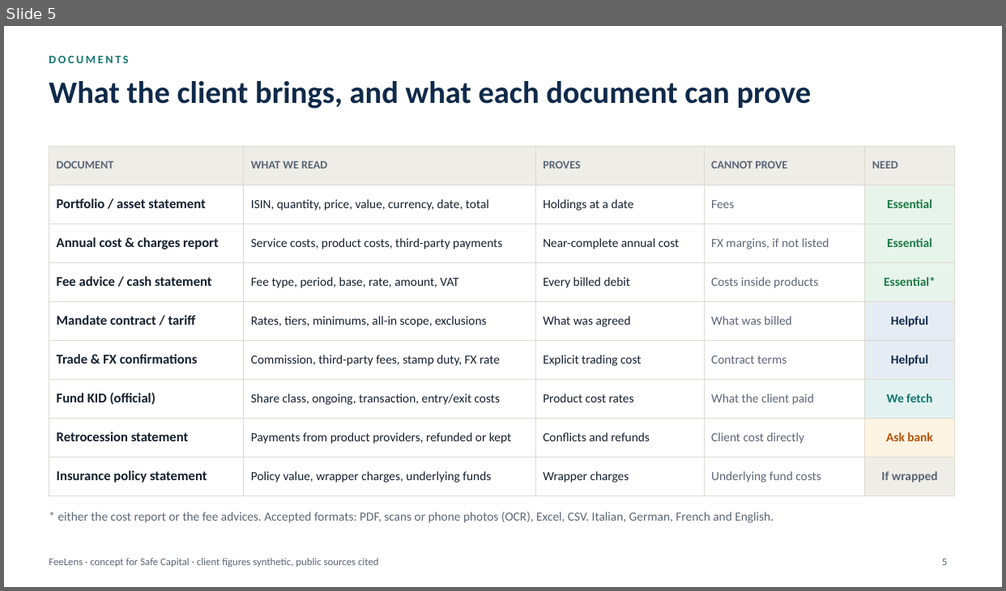
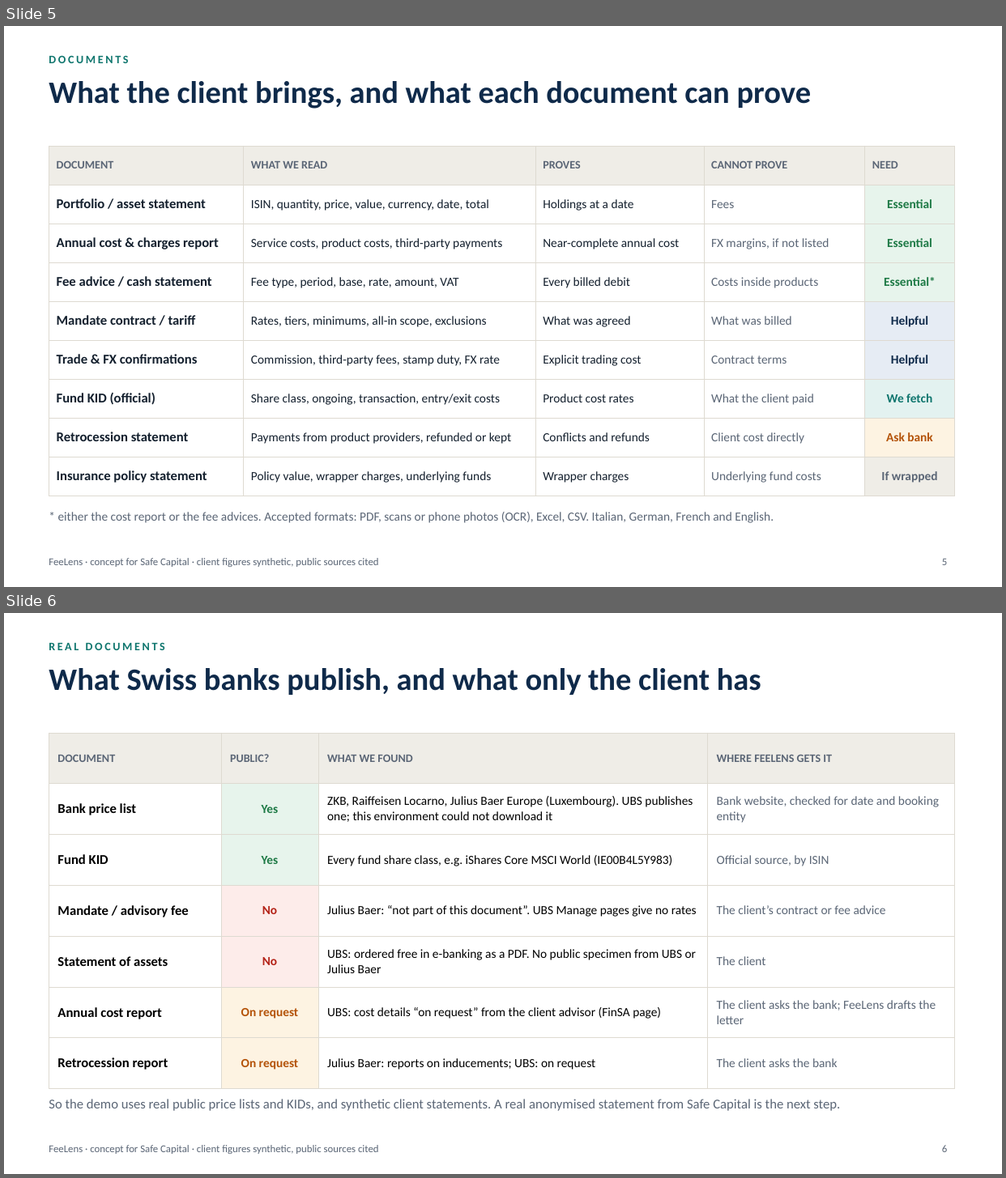
Before and after one commit to rossotti-alessandro/PortfolioCostEngine, a slide deck: slides/FeeLens_Executive_Deck.pptx. Shown one above the other, each under a label of ours: slide 5 before the commit, slides 5 and 6 after it. The pictures are 1006x591 and 1006x1178 pixels, drawn with LibreOffice and Linux fonts; fonts in the diff are those of the drawing. Boxes give left, top, right and bottom in pixels: in the first picture for what was removed or moved away, otherwise in the second. Text is boxed around its words. In the diff, an @@ line names an element or a change of style, - is before the commit and + after.

```diff
--- a/slides/FeeLens_Executive_Deck.pptx
+++ b/slides/FeeLens_Executive_Deck.pptx
@@ slide 6 added at (4, 613, 1002, 1174), background #FFFFFF; not listed: 1 template element that a slide beside it also shows @@
@@ text added at (49, 642, 165, 650), 11 pt, text #0F766E, bold @@
+REAL DOCUMENTS
@@ title added at (49, 668, 761, 695), 30 pt, text #0F2A4A, bold @@
+What Swiss banks publish, and what only the client has
@@ table added at (49, 733, 955, 1073), 7 rows, 4 columns @@
+DOCUMENT | PUBLIC? | WHAT WE FOUND | WHERE FEELENS GETS IT
+Bank price list | Yes | ZKB, Raiffeisen Locarno, Julius Baer Europe (Luxembourg). UBS publishes one; this environment could not download it | Bank website, checked for date and booking entity
+Fund KID | Yes | Every fund share class, e.g. iShares Core MSCI World (IE00B4L5Y983) | Official source, by ISIN
+Mandate / advisory fee | No | Julius Baer: “not part of this document”. UBS Manage pages give no rates | The client’s contract or fee advice
+Statement of assets | No | UBS: ordered free in e-banking as a PDF. No public specimen from UBS or Julius Baer | The client
+Annual cost report | On request | UBS: cost details “on request” from the client advisor (FinSA page) | The client asks the bank; FeeLens drafts the letter
+Retrocession report | On request | Julius Baer: reports on inducements; UBS: on request | The client asks the bank
@@ text added at (49, 1099, 840, 1111), 13 pt, text #5B6676 @@
+So the demo uses real public price lists and KIDs, and synthetic client statements. A real anonymised statement from Safe Capital is the next step.
@@ page number added at (942, 1145, 947, 1152), 10 pt, text #5B6676 @@
+6
```
Also in this commit, not shown: 1 slide changed, 1 other slide added, 3 other files.
